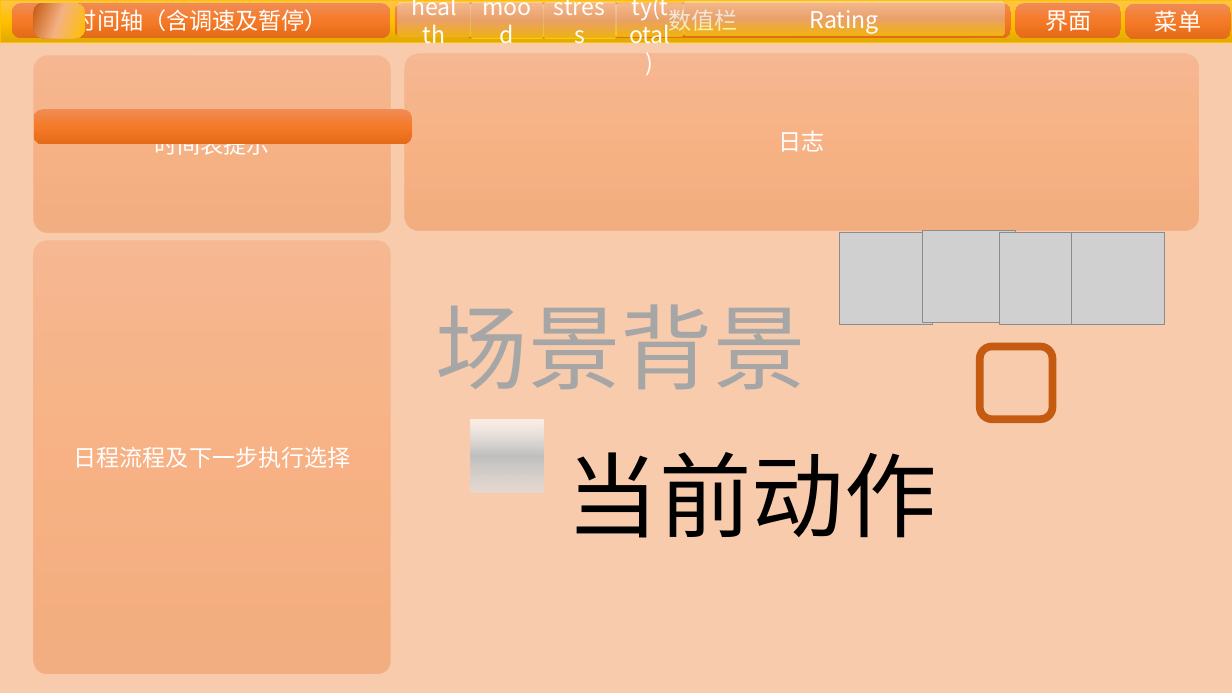
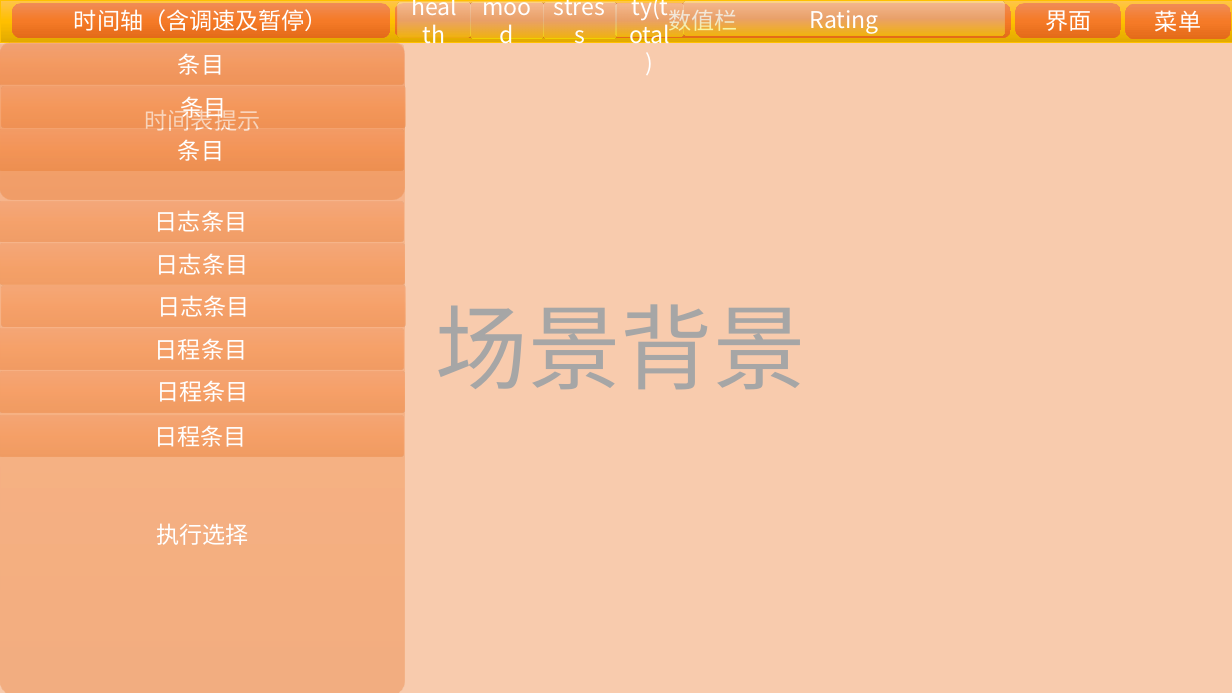
Before and after one commit to CommonAnts/OIASG, a slide deck: slide 7 of docs/界面布局.pptx. Drawn at 1232x693 pixels with LibreOffice and Linux fonts; fonts in the diff are those of the drawing; grey boxes stand for pictures. Boxes give left, top, right and bottom in pixels: in the first picture for what was removed or moved away, otherwise in the second. Text is boxed around its words. In the diff, an @@ line names an element or a change of style, - is before the commit and + after.

```diff
--- a/docs/界面布局.pptx
+++ b/docs/界面布局.pptx
@@ rounded rectangle removed at [33,3,84,38] @@
@@ rounded rectangle "时间表提示": place and size @@
-rounded rectangle "时间表提示" at [33,55,390,232]
+rounded rectangle "时间表提示" at [0,43,405,200]
@@ rounded rectangle "执行选择": place and size @@
-rounded rectangle "执行选择" at [34,241,391,675]
+rounded rectangle "执行选择" at [0,40,405,693]
@@ rounded rectangle added at [0,44,403,85], fill gradient #F18C57 to #F67B28 to #E56C19, 18 pt, text #FFFFFF @@
+条目
@@ rounded rectangle added at [2,87,406,128], fill gradient #F18C57 to #F67B28 to #E56C19, 18 pt, text #FFFFFF @@
+条目
@@ rounded rectangle removed at [33,109,411,144] @@
@@ rounded rectangle added at [0,129,403,170], fill gradient #F18C57 to #F67B28 to #E56C19, 18 pt, text #FFFFFF @@
+条目
@@ rounded rectangle "日志条目": place and size @@
-rounded rectangle "日志条目" at [405,54,1199,230]
+rounded rectangle "日志条目" at [0,201,403,242]
@@ text in rounded rectangle at [155,210,247,232]: text changed @@
-日志
+日志条目
@@ picture removed at [840,233,933,325] @@
@@ picture removed at [923,230,1016,323] @@
@@ picture removed at [999,233,1092,325] @@
@@ picture removed at [1072,233,1165,325] @@
@@ rounded rectangle added at [0,244,404,285], fill gradient #F18C57 to #F67B28 to #E56C19, 18 pt, text #FFFFFF @@
+日志条目
@@ rounded rectangle added at [2,286,406,326], fill gradient #F18C57 to #F67B28 to #E56C19, 18 pt, text #FFFFFF @@
+日志条目
@@ rounded rectangle added at [0,329,404,370], fill gradient #F18C57 to #F67B28 to #E56C19, 18 pt, text #FFFFFF @@
+日程条目
@@ rounded rectangle removed at [980,347,1053,420] @@
@@ rounded rectangle added at [0,372,405,412], fill gradient #F18C57 to #F67B28 to #E56C19, 18 pt, text #FFFFFF @@
+日程条目
@@ rounded rectangle added at [0,416,403,457], fill gradient #F18C57 to #F67B28 to #E56C19, 18 pt, text #FFFFFF @@
+日程条目
@@ rectangle removed at [470,420,543,493] @@
@@ text removed at [567,452,937,538] @@
-当前动作
@@ text in rounded rectangle at [156,523,248,545]: text changed @@
-日程流程及下一步执行选择
+执行选择
```
Also in this commit, not shown: 2 other slides changed, 2 slides added, 1 slide removed, 15 other files.
